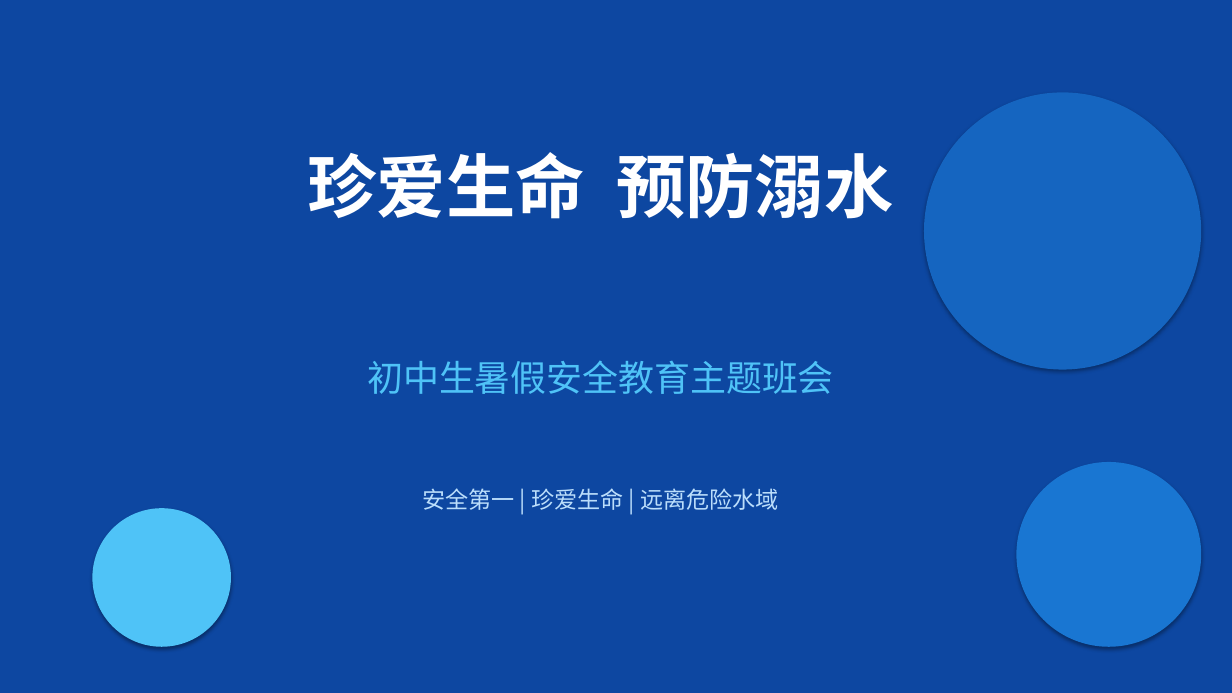
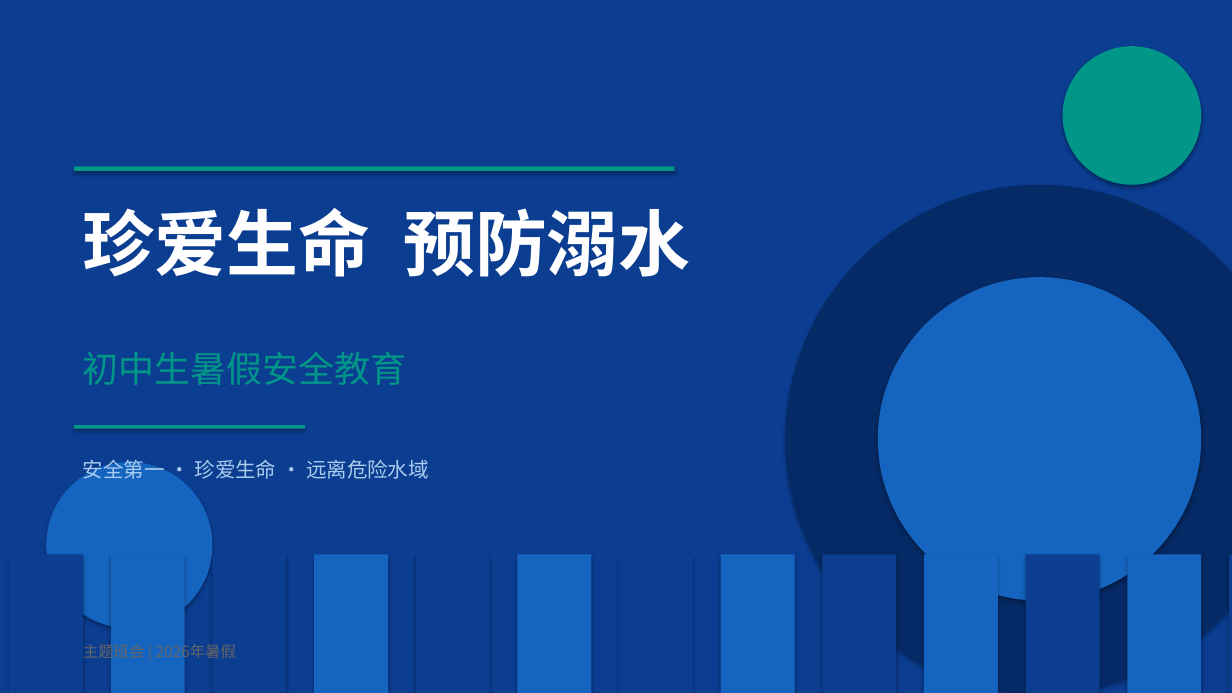
Before and after one commit to ljh010704/test-git-link, a slide deck: slide 1 of 暑假防溺水安全教育.pptx. Drawn at 1232x693 pixels with LibreOffice and Linux fonts; fonts in the diff are those of the drawing. Boxes give left, top, right and bottom in pixels: in the first picture for what was removed or moved away, otherwise in the second. Text is boxed around its words. In the diff, an @@ line names an element or a change of style, - is before the commit and + after.

Commit message:
精美版防溺水PPT：10页，现代几何风格，渐变深色主题，适合初中生

```diff
--- a/暑假防溺水安全教育.pptx
+++ b/暑假防溺水安全教育.pptx
@@ background #0D47A1 to #0B3D91 @@
@@ ellipse: place and size @@
-ellipse at bbox=[1017, 462, 1202, 647]
+ellipse at bbox=[1063, 46, 1202, 185]
@@ ellipse at bbox=[1063, 46, 1202, 185]: fill #1976D2 to #009688 @@
@@ rectangle added at bbox=[74, 166, 675, 171], fill #009688 @@
@@ text "珍爱生命 预防溺水": place and size @@
-text "珍爱生命 预防溺水" at bbox=[308, 152, 893, 219]
+text "珍爱生命 预防溺水" at bbox=[83, 208, 691, 277]
@@ text "珍爱生命 预防溺水" at bbox=[83, 208, 691, 277]: size 54 to 56 pt; alignment centre to left @@
@@ ellipse added at bbox=[786, 185, 1232, 693], fill #062A66 @@
@@ ellipse added at bbox=[878, 277, 1202, 601], fill #1565C0 @@
@@ text at bbox=[83, 352, 406, 385]: text changed; text colour #4FC3F7 to #009688 @@
-初中生暑假安全教育主题班会
+初中生暑假安全教育
@@ rectangle added at bbox=[74, 425, 305, 429], fill #009688 @@
@@ ellipse: place and size @@
-ellipse at bbox=[924, 92, 1202, 370]
+ellipse at bbox=[46, 462, 213, 628]
@@ text at bbox=[83, 457, 429, 479]: text changed; size 18 to 16 pt; text colour #BBDEFB to #AACCEE @@
-安全第一 | 珍爱生命 | 远离危险水域
+安全第一 · 珍爱生命 · 远离危险水域
@@ ellipse: place and size @@
-ellipse at bbox=[92, 508, 231, 647]
+ellipse at bbox=[924, 508, 998, 582]
@@ ellipse at bbox=[924, 508, 998, 582]: fill #4FC3F7 to #1565C0 @@
@@ rectangle added at bbox=[9, 555, 83, 693], fill #0B3D91 @@
@@ rectangle added at bbox=[111, 555, 185, 693], fill #1565C0 @@
@@ rectangle added at bbox=[213, 555, 287, 693], fill #0B3D91 @@
@@ rectangle added at bbox=[314, 555, 388, 693], fill #1565C0 @@
@@ rectangle added at bbox=[416, 555, 490, 693], fill #0B3D91 @@
@@ rectangle added at bbox=[518, 555, 592, 693], fill #1565C0 @@
@@ rectangle added at bbox=[619, 555, 693, 693], fill #0B3D91 @@
@@ rectangle added at bbox=[721, 555, 795, 693], fill #1565C0 @@
@@ rectangle added at bbox=[823, 555, 897, 693], fill #0B3D91 @@
@@ rectangle added at bbox=[924, 555, 998, 693], fill #1565C0 @@
@@ rectangle added at bbox=[1026, 555, 1100, 693], fill #0B3D91 @@
@@ rectangle added at bbox=[1128, 555, 1202, 693], fill #1565C0 @@
@@ rectangle added at bbox=[1229, 555, 1232, 693], fill #0B3D91 @@
@@ text added at bbox=[83, 642, 236, 662], 12 pt, text #666666 @@
+主题班会 | 2026年暑假
```
Also in this commit, not shown: 8 other slides changed, 1 slide added, 1 other file.
